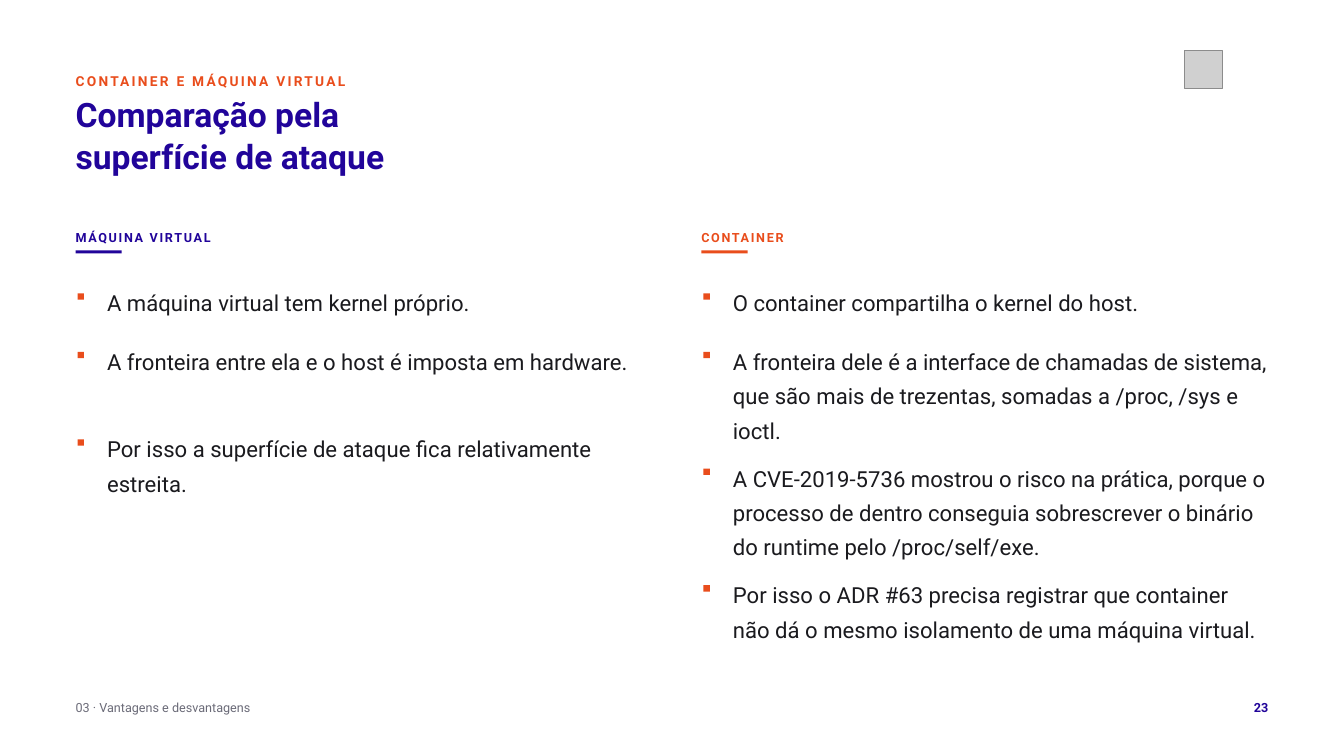
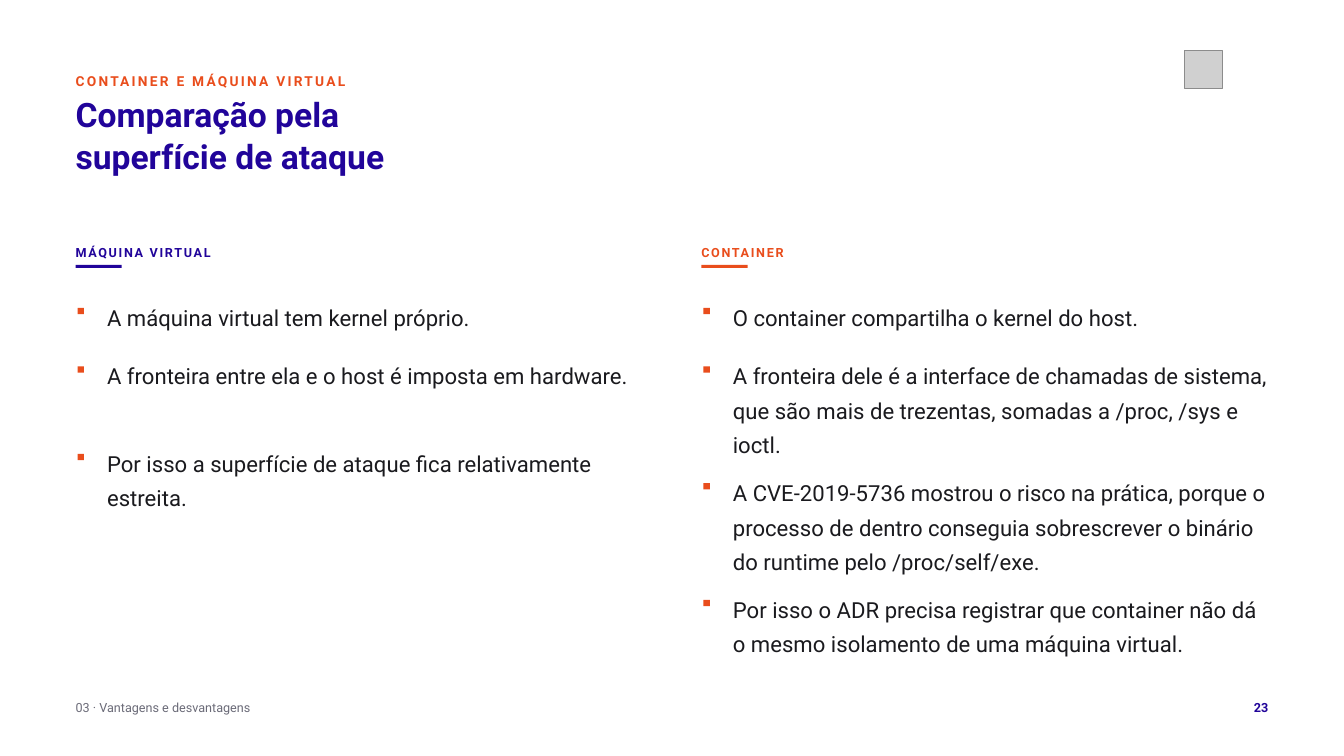
Before and after one commit to tcpassos/invite-app, a slide deck: slide 23 of trabalhos/T1-Docker-Invite-People.pptx. Drawn at 1344x756 pixels with LibreOffice and Linux fonts; fonts in the diff are those of the drawing; grey boxes stand for pictures. Boxes give left, top, right and bottom in pixels: in the first picture for what was removed or moved away, otherwise in the second. Text is boxed around its words. In the diff, an @@ line names an element or a change of style, - is before the commit and + after.

Commit message:
docs: troca os numeros de work item pelo nome do artefato nos slides do T1

```diff
--- a/trabalhos/T1-Docker-Invite-People.pptx
+++ b/trabalhos/T1-Docker-Invite-People.pptx
@@ 9 rectangles, 8 texts: place and size @@
-9 rectangles, 8 texts at [76, 227, 1268, 592]
+9 rectangles, 8 texts at [76, 242, 1268, 606]
@@ text at [733, 601, 1256, 657]: text changed @@
-Por isso o ADR #63 precisa registrar que container não dá o mesmo isolamento de uma máquina virtual.
+Por isso o ADR precisa registrar que container não dá o mesmo isolamento de uma máquina virtual.
```
Also in this commit, not shown: 8 other slides changed, 13 other files.
